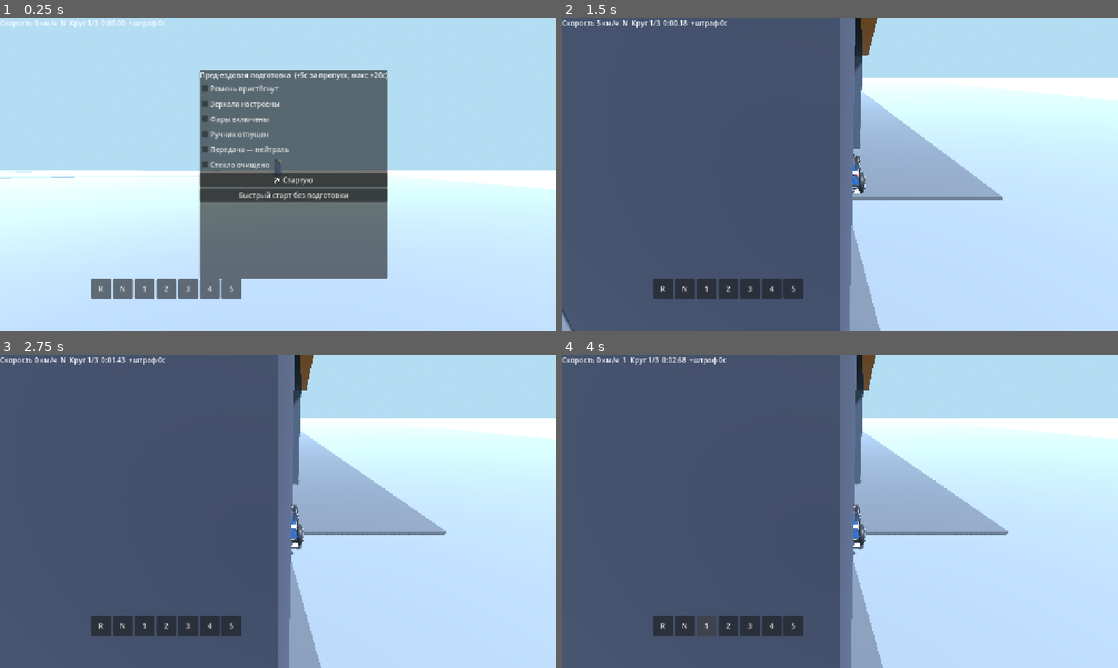
Above: before the commit, frames 1-4 (two rows, left to right).
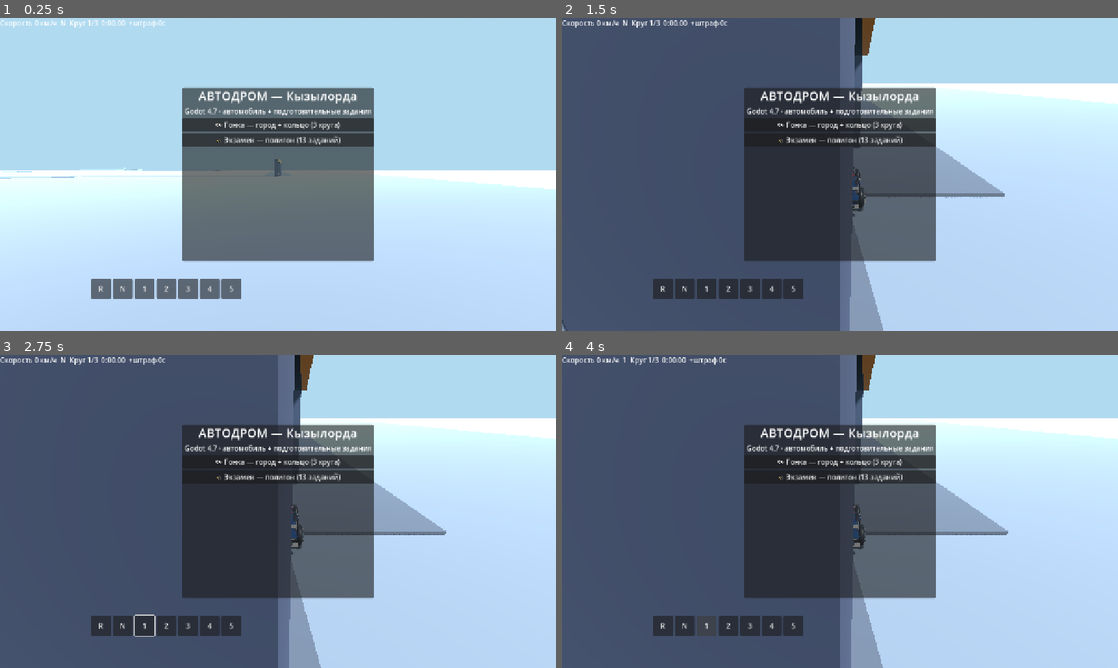
Above: after the commit, the same moments.

Repository: qzomedicalcollege/avtodrom-sim
Game: Godot game, scene res://main.tscn
Two runs of this game, one before a commit and one after it. Both use one fixed random seed, a clock stepped at 60 frames per second and the inputs below.
Inputs (mouse positions are in pixels of both pictures, inside the frame that each line leads up to):
- Up to frame 1 (0.25 s): no input
- Up to frame 2 (1.5 s): click "N" at 0.5 s; click (856, 180) at 1.25 s, where only the run before the commit has a clickable "🏁 Стартую"
- Up to frame 3 (2.75 s): hold Right (steer_right) from 2.03 s (still down); hold W (throttle) from 2.03 s (still down)
- Up to frame 4 (4 s): release Right (steer_right) at 2.75 s; release W (throttle) at 2.75 s; click "R" at 2.75 s; click "1" at 3.5 s

The runs differ from the first frame. In frame 1, 14% of the frame differs, in the area x 21-70%, y 16-84%; in frame 2, 21%, in the area x 0-100%, y 0-100%; in frame 3, 19%; in frame 4, 19%.
Error before the commit: Invalid assignment of property or key 'suspension_rest_length' with value of type 'float' on a base object of type 'VehicleWheel3D'. (res://main.gd:242)
Error after the commit: Invalid assignment of property or key 'suspension_rest_length' with value of type 'float' on a base object of type 'VehicleWheel3D'. (res://main.gd:398)

Commit message:
Godot v3: menu modes, exam autodrom ground with zones, HUD polish

Diff:
--- a/godot/main.gd
+++ b/godot/main.gd
@@ -1,6 +1,6 @@
 extends Node3D
-# Avtodrom 3D — Godot 4.7 + Jolt. Kyzylorda stylised map, VehicleBody3D car, touch UI.
-# Port of the Three.js MVP: wheel/pedals/lever/H-gear, checklist + penalties, 3 laps.
+# Avtodrom Godot v3 — Kyzylorda free ride + EXAM autodrom (13 exercises, own geometry).
+# Standard public exam elements; no third-party models copied. Car/Spectral GLB CC0.
 
 const TOTAL_LAPS := 3
 const TOP_SPEED := 33.0
@@ -8,9 +8,9 @@
 var gear: String = "N"
 
 var car: VehicleBody3D
-var chassis_mesh: Node3D
 var cam: Camera3D
 var mode: String = "menu" # menu | prep | race | finish
+var free_mode := true     # true = Kyzylorda + ring, false = exam ground
 var lap := 1
 var race_t := 0.0
 var pen_time := 0.0
@@ -18,20 +18,47 @@
 var speed_zone_t := 0.0
 var off_track_t := 0.0
 var penalties: Array = []
+var expr_idx := 0
+var stopped_at := {}      # zone id -> bool (stop confirmed)
 
 var hud_speed: Label
 var hud_lap: Label
 var hud_time: Label
 var hud_pen: Label
 var hud_gear: Label
+var hud_expr: Label
 var toast_label: Label
 var toast_timer := 0.0
-var prep_overlay: Control
+var menu_layer: CanvasLayer
+var prep_overlay: PanelContainer
+var prep_boxes: Array[CheckBox] = []
 var finish_overlay: PanelContainer
 var finish_text: Label
 
+var touch_steer := 0.0
+var touch_gas := false
+var touch_brake := false
+var touch_hand := false
+
 var ring: Array[Vector3] = []
 var ring_n := 360
+var zones: Array = []       # {"id": String, "name": String, "area": Area3D, "kind": String}
+
+const EXERCISES: Array[String] = [
+	"1. Старт с линии",
+	"2. Эстакада (стоп на подъёме)",
+	"3. Змейка (конусы)",
+	"4. Разворот в ограниченном пространстве",
+	"5. Заезд в бокс (параллельная парковка)",
+	"6. Пешеходный переход",
+	"7. Железнодорожный переезд",
+	"8. Поворот налево на кольце",
+	"9. Заезд в бокс задним ходом",
+	"10. Выезд с эстакады",
+	"11. Движение по прямой со скоростью",
+	"12. Остановка у линии СТОП",
+	"13. Финишная линия",
+]
 
 func _ready() -> void:
 	if DisplayServer.get_name() == "headless":
@@ -39,10 +66,11 @@
 	_ensure_input_actions()
 	_build_environment()
 	_build_map()
+	_build_exam_ground()
 	_build_car()
 	_build_camera()
 	_build_hud()
-	_build_overlays()
+	_build_menus()
 	_spawn_at_start()
 
 func _ensure_input_actions() -> void:
@@ -59,22 +87,20 @@
 		ev.physical_keycode = key
 		InputMap.action_add_event(action, ev)
 
-# ---------- environment ----------
+# ---------- environment / helpers ----------
 func _build_environment() -> void:
 	var we := WorldEnvironment.new()
 	var env := Environment.new()
 	env.background_mode = Environment.BG_SKY
 	var sky := Sky.new()
-	var mat := ProceduralSkyMaterial.new()
-	sky.sky_material = mat
+	sky.sky_material = ProceduralSkyMaterial.new()
 	env.sky = sky
 	env.ambient_light_source = Environment.AMBIENT_SOURCE_SKY
 	env.tonemap_mode = Environment.TONE_MAPPER_FILMIC
-	env.tonemap_exposure = 1.15
+	env.tonemap_exposure = 1.1
 	env.fog_enabled = true
 	env.fog_light_color = Color(0.53, 0.71, 0.84)
-	env.fog_density = 0.0015
-	env.volumetric_fog_enabled = false
+	env.fog_density = 0.0012
 	we.environment = env
 	add_child(we)
 	var sun := DirectionalLight3D.new()
@@ -98,15 +124,22 @@
 	(self if parent == null else parent).add_child(b)
 	return b
 
-# ---------- map ----------
+func _label3d(text: String, pos: Vector3, col := Color.WHITE, size := 32) -> Label3D:
+	var l := Label3D.new()
+	l.text = text
+	l.position = pos
+	l.font_size = size
+	l.modulate = col
+	l.billboard = BaseMaterial3D.BILLBOARD_ENABLED
+	add_child(l)
+	return l
+
+# ---------- Kyzylorda + ring (free ride) ----------
 func _build_map() -> void:
-	# ground + pads
-	_box(Vector3(2400, 1, 1600), Vector3(0, -0.55, 0), Color(0.79, 0.69, 0.46))
-	_box(Vector3(920, 0.6, 660), Vector3(-260, -0.3, -40), Color(0.56, 0.6, 0.5))
-	_box(Vector3(620, 0.6, 520), Vector3(600, -0.3, -230), Color(0.33, 0.36, 0.39))
-	# river
-	_box(Vector3(150, 0.4, 2100), Vector3(-60, 0, 340), Color(0.18, 0.56, 0.71, 1.0), false).rotation_degrees.y = 25.7
-	# avenues: horizontal + vertical roads
+	_box(Vector3(2400, 1, 1600), Vector3(0, -0.55, 0), Color(0.79, 0.69, 0.46), false)
+	_box(Vector3(920, 0.6, 660), Vector3(-260, -0.3, -40), Color(0.56, 0.6, 0.5), false)
+	_box(Vector3(620, 0.6, 520), Vector3(600, -0.3, -230), Color(0.33, 0.36, 0.39), false)
+	_box(Vector3(150, 0.4, 2100), Vector3(-60, 0, 340), Color(0.18, 0.56, 0.71), false).rotation_degrees.y = 25.7
 	_road(Vector2(-650, -80), Vector2(250, -80), 18.0)
 	_road(Vector2(-180, -350), Vector2(-180, 220), 16.0)
 	_road(Vector2(-380, -350), Vector2(-380, 220), 14.0)
@@ -115,13 +148,10 @@
 	_road(Vector2(-180, 180), Vector2(-180, 520), 16.0)
 	_road(Vector2(-650, -300), Vector2(250, -300), 14.0)
 	_road(Vector2(180, -350), Vector2(180, 220), 14.0)
-	# bridges
 	for bx in [-180.0, 40.0]:
 		_box(Vector3(20, 2, 220), Vector3(bx, 1.0, 340), Color(0.33, 0.36, 0.39))
-	# park + stadium
 	_box(Vector3(150, 0.4, 110), Vector3(90, 0.1, -190), Color(0.25, 0.56, 0.25), false)
 	_box(Vector3(70, 14, 48), Vector3(90, 7, -190), Color(0.85, 0.85, 0.85))
-	# buildings in blocks along streets
 	var rng := RandomNumberGenerator.new()
 	rng.seed = 42
 	for gx in range(-620, 221, 56):
@@ -136,13 +166,11 @@
 				continue
 			var h := rng.randf_range(9.0, 20.0)
 			_box(Vector3(20, h, 20), Vector3(gx, h * 0.5, gz), Color(0.81, 0.83, 0.85))
-	# trees: park cluster + avenue lines (cones)
 	for i in range(56):
 		var in_park := i < 40
 		var x := 25.0 + float((i * 37) % 130) if in_park else -630.0 + float(i * 53 % 880)
 		var z := -235.0 + float((i * 53) % 90) if in_park else (-68.0 if i % 2 == 0 else 192.0)
-		var trunk := _box(Vector3(0.6, 2.0, 0.6), Vector3(x, 1.0, z), Color(0.4, 0.28, 0.18))
-		trunk.use_collision = false
+		_box(Vector3(0.6, 2.0, 0.6), Vector3(x, 1.0, z), Color(0.4, 0.28, 0.18), false)
 		var cone := MeshInstance3D.new()
 		var cm := PrismMesh.new()
 		cm.size = Vector3(4.5, 8.0, 4.5)
@@ -151,7 +179,9 @@
 		cone.material_override = _mat(Color(0.18, 0.42, 0.18))
 		cone.position = Vector3(x, 6.0, z)
 		add_child(cone)
-	# autodrom ring
+	_label3d("Абай", Vector3(-400, 10, -68), Color(1.0, 0.8, 0.2))
+	_label3d("Назарбаев", Vector3(-200, 10, -200), Color(1.0, 0.8, 0.2))
+	_label3d("Сырдарья", Vector3(300, 10, 420), Color(1.0, 0.8, 0.2))
 	_build_ring()
 
 func _road(a: Vector2, b: Vector2, w: float) -> void:
@@ -172,15 +202,13 @@
 	for i in range(1, ctrl.size()):
 		curve.add_point(ctrl[i])
 	curve.add_point(ctrl[0])
-	var N := ring_n
-	for i in range(N):
-		var t := float(i) / float(N)
-		var p := curve.sample_baked(t * curve.get_baked_length())
-		ring.append(p)
-	# asphalt + white edge ribbon segments as low boxes with collision (track floor)
-	for i in range(N):
+	ring.clear()
+	ring.resize(ring_n)
+	for i in range(ring_n):
+		ring[i] = curve.sample_baked(float(i) / float(ring_n) * curve.get_baked_length())
+	for i in range(ring_n):
 		var p := ring[i]
-		var q := ring[(i + 1) % N]
+		var q := ring[(i + 1) % ring_n]
 		var t := (q - p)
 		var len := t.length()
 		if len < 0.01:
@@ -188,7 +216,6 @@
 		var yaw := rad_to_deg(atan2(t.x, t.z))
 		var seg := _box(Vector3(18, 0.3, len + 0.5), Vector3((p.x + q.x) * 0.5, 0.05, (p.z + q.z) * 0.5), Color(0.23, 0.25, 0.28))
 		seg.rotation_degrees.y = yaw
-	# start gantry
 	var p0: Vector3 = ring[0]
 	_box(Vector3(24, 2.2, 2), Vector3(p0.x, 9, p0.z), Color(0.08, 0.1, 0.14))
 	_box(Vector3(2, 9, 2), Vector3(p0.x - 11, 4.5, p0.z), Color(0.13, 0.16, 0.22))
@@ -203,7 +230,141 @@
 		if d < best_d:
 			best_d = d
 			best_i = i
-	return {"d": best_d, "i": best_i, "p": ring[best_i]}
+	return {"d": best_d, "i": best_i}
+
+# ---------- Exam autodrom ground (own geometry, standard public elements) ----------
+# Ground centre (1500, -850), size 240x160. Entrance from ring at (900,-200) to (1300,-700).
+const EXAM_C := Vector2(1500, -850)
+
+func _build_exam_ground() -> void:
+	var c := EXAM_C
+	# asphalt pad + fence
+	_box(Vector3(240, 0.4, 160), Vector3(c.x, -0.1, c.y), Color(0.3, 0.32, 0.35), false)
+	_box(Vector3(240, 2.5, 1), Vector3(c.x, 1.2, c.y - 80), Color(0.7, 0.72, 0.75))
+	_box(Vector3(240, 2.5, 1), Vector3(c.x, 1.2, c.y + 80), Color(0.7, 0.72, 0.75))
+	_box(Vector3(1, 2.5, 160), Vector3(c.x - 120, 1.2, c.y), Color(0.7, 0.72, 0.75))
+	_box(Vector3(1, 2.5, 160), Vector3(c.x + 120, 1.2, c.y), Color(0.7, 0.72, 0.75))
+	# entrance road to ring
+	_road(Vector2(900, -200), Vector2(1380, -700), 14.0)
+	# start/finish line
+	_box(Vector3(10, 0.15, 3), Vector3(c.x, 0.1, c.y - 20), Color(1, 1, 1), false)
+	_label3d("СТАРТ/ФИНИШ", Vector3(c.x, 6, c.y - 20), Color.WHITE)
+	_make_zone("start", "1. Старт", Vector3(c.x, 1, c.y - 20), Vector3(12, 4, 8))
+	# stop sign
+	_box(Vector3(4, 0.15, 3), Vector3(c.x, 0.1, c.y + 5), Color(1, 0.25, 0.25), false)
+	_box(Vector3(2.2, 2.2, 0.4), Vector3(c.x, 3.2, c.y + 6), Color(0.85, 0.1, 0.1), false)
+	_make_zone("stop1", "12. СТОП", Vector3(c.x, 1, c.y + 5), Vector3(10, 4, 8))
+	# estakada ramp (12m long, 3m high, 5m wide) + its stop line
+	var ramp := _box(Vector3(5, 6.8, 13), Vector3(c.x + 40, 1.4, c.y), Color(0.45, 0.46, 0.5))
+	var rv := Vector3(0, 0, 0)
+	# slope: rotate around X
+	ramp.rotation_degrees.x = -14.0
+	_box(Vector3(6, 0.15, 3), Vector3(c.x + 40, 3.3, c.y + 4), Color(1, 1, 1), false)
+	_label3d("ЭСТАКАДА", Vector3(c.x + 40, 8, c.y), Color.WHITE)
+	_make_zone("estakada", "2. Эстакада", Vector3(c.x + 40, 2, c.y + 1), Vector3(7, 6, 14))
+	# snake: 4 cones slalom
+	for i in range(4):
+		var cx := c.x - 40 + i * 9.0
+		_cone(Vector3(cx, 0, c.y + 30))
+	_label3d("ЗМЕЙКА", Vector3(c.x - 28, 6, c.y + 30), Color.WHITE)
+	_make_zone("snake", "3. Змейка", Vector3(c.x - 28 + 13, 1, c.y + 30), Vector3(40, 4, 10))
+	# uturn square
+	_box(Vector3(14, 0.1, 1), Vector3(c.x - 70, 0.1, c.y + 10), Color(1, 1, 1), false)
+	_box(Vector3(14, 0.1, 1), Vector3(c.x - 70, 0.1, c.y + 24), Color(1, 1, 1), false)
+	_box(Vector3(1, 0.1, 14), Vector3(c.x - 77, 0.1, c.y + 17), Color(1, 1, 1), false)
+	_box(Vector3(1, 0.1, 14), Vector3(c.x - 63, 0.1, c.y + 17), Color(1, 1, 1), false)
+	_label3d("РАЗВОРОТ", Vector3(c.x - 70, 6, c.y + 17), Color.WHITE)
+	_make_zone("uturn", "4. Разворот", Vector3(c.x - 70, 1, c.y + 17), Vector3(14, 4, 14))
+	# parking box (parallel)
+	_box(Vector3(12, 0.1, 5), Vector3(c.x + 80, 0.1, c.y - 40), Color(0.2, 0.4, 0.9), false)
+	_label3d("БОКС (парковка)", Vector3(c.x + 80, 6, c.y - 40), Color(0.6, 0.8, 1.0))
+	_make_zone("box", "5. Бокс", Vector3(c.x + 80, 1, c.y - 40), Vector3(12, 4, 6))
+	# zebra + pedestrian
+	for i in range(5):
+		_box(Vector3(0.8, 0.1, 6), Vector3(c.x + 20 + float(i), 0.1, c.y - 60), Color(1, 1, 1), false)
+	_box(Vector3(1.2, 3.6, 1.2), Vector3(c.x + 22, 1.8, c.y - 60), Color(0.2, 0.2, 0.85), false)
+	_label3d("ПЕРЕХОД", Vector3(c.x + 22, 6, c.y - 60), Color.WHITE)
+	_make_zone("zebra", "6. Переход", Vector3(c.x + 22, 1, c.y - 60), Vector3(9, 4, 8))
+	# rail crossing: striped board + barrier
+	_box(Vector3(8, 1.4, 0.8), Vector3(c.x - 20, 1.4, c.y - 60), Color(1, 1, 1), false)
+	_box(Vector3(8, 0.35, 0.4), Vector3(c.x - 20, 2.6, c.y - 60), Color(0.85, 0.1, 0.1), false)
+	_label3d("ЖД ПЕРЕЕЗД", Vector3(c.x - 20, 6, c.y - 60), Color(1.0, 0.5, 0.3))
+	_make_zone("rail", "7. ЖД переезд", Vector3(c.x - 20, 1, c.y - 60), Vector3(10, 4, 8))
+	# left-turn T mark
+	_box(Vector3(16, 0.1, 1), Vector3(c.x - 20, 0.1, c.y - 5), Color(1, 1, 1), false)
+	_label3d("ПОВОРОТ НАЛЕВО", Vector3(c.x - 20, 6, c.y - 5), Color.WHITE)
+	_make_zone("leftturn", "8. Поворот налево", Vector3(c.x - 20, 1, c.y - 2), Vector3(16, 4, 10))
+	# finish line
+	_box(Vector3(10, 0.15, 3), Vector3(c.x, 0.1, c.y + 60), Color(1, 1, 1), false)
+	_label3d("ФИНИШ", Vector3(c.x, 6, c.y + 60), Color(1.0, 0.8, 0.2))
+	_make_zone("finish", "13. Финиш", Vector3(c.x, 1, c.y + 60), Vector3(12, 4, 8))
+
+func _cone(p: Vector3) -> void:
+	var base := _box(Vector3(0.8, 0.15, 0.8), Vector3(p.x, 0.1, p.z), Color(0.85, 0.2, 0.1), false)
+	var top := MeshInstance3D.new()
+	var cm := CylinderMesh.new()
+	cm.top_radius = 0.05
+	cm.bottom_radius = 0.35
+	cm.height = 0.9
+	top.mesh = cm
+	top.material_override = _mat(Color(0.85, 0.2, 0.1))
+	top.position = Vector3(p.x, 0.6, p.z)
+	add_child(top)
+	var a := Area3D.new()
+	var shape := CollisionShape3D.new()
+	var bs := BoxShape3D.new()
+	bs.size = Vector3(1.2, 1.2, 1.2)
+	shape.shape = bs
+	a.add_child(shape)
+	a.position = Vector3(p.x, 0.6, p.z)
+	a.set_meta("cone", true)
+	add_child(a)
+	a.body_entered.connect(_on_cone_hit.bind(a))
+
+func _make_zone(id: String, zn_name: String, center: Vector3, size: Vector3) -> void:
+	var a := Area3D.new()
+	var shape := CollisionShape3D.new()
+	var bs := BoxShape3D.new()
+	bs.size = size
+	shape.shape = bs
+	a.add_child(shape)
+	a.position = center
+	a.monitoring = true
+	a.set_meta("zone_id", id)
+	a.set_meta("zone_name", zn_name)
+	add_child(a)
+	a.body_entered.connect(_on_zone_entered.bind(a))
+
+func _on_zone_entered(body: Node3D, area: Area3D) -> void:
+	if body != car or mode != "race" or free_mode:
+		return
+	var zid: String = str(area.get_meta("zone_id", ""))
+	var zname: String = str(area.get_meta("zone_name", zid))
+	if expr_idx >= 0 and expr_idx < zones_order.size() and zid == zones_order[expr_idx]:
+		# stop zones require full stop
+		if zid in ["stop1", "estakada", "zebra", "rail"]:
+			if car.linear_velocity.length() > 0.8:
+				_add_penalty(8, "проезд без остановки")
+			else:
+				stopped_at[zid] = true
+		expr_idx += 1
+		_toast("✓ %s" % zname)
+		_refresh_hud()
+		if expr_idx >= zones_order.size():
+			_finish_race()
+	else:
+		_add_penalty(5, "вне задания")
+
+var zones_order: Array[String] = ["start", "stop1", "estakada", "snake", "uturn", "box", "leftturn", "zebra", "rail", "finish"]
+var cone_cool := 0.0
+
+func _on_cone_hit(body: Node3D, _area: Area3D) -> void:
+	if body != car or mode != "race" or free_mode:
+		return
+	if cone_cool > 0.0:
+		return
+	cone_cool = 2.0
+	_add_penalty(5, "сбит конус")
 
 # ---------- car ----------
 func _build_car() -> void:
@@ -217,22 +378,17 @@
 	shape.position = Vector3(0, 0.6, 0)
 	car.add_child(shape)
 	add_child(car)
-	# wheels FL FR RL RR (front = -Z of VehicleBody)
 	_add_wheel(Vector3(-1.1, 0.45, 1.5), true)
 	_add_wheel(Vector3(1.1, 0.45, 1.5), true)
 	_add_wheel(Vector3(-1.1, 0.45, -1.5), false)
 	_add_wheel(Vector3(1.1, 0.45, -1.5), false)
-	# visual: try GLB, fallback box
 	var glb: PackedScene = load("res://models/spectral_gt_rs.glb")
-	if glb == null:
-		glb = load("res://models/ferrari.glb")
 	if glb != null:
-		chassis_mesh = glb.instantiate() as Node3D
-		chassis_mesh.rotation_degrees.y = 90.0
-		chassis_mesh.scale = Vector3.ONE
-		car.add_child(chassis_mesh)
+		var m := glb.instantiate() as Node3D
+		m.rotation_degrees.y = 90.0
+		car.add_child(m)
 	else:
-		chassis_mesh = _box(Vector3(2.2, 0.7, 4.6), Vector3(0, 0.6, 0), Color(0.88, 0.19, 0.19), false, car)
+		_box(Vector3(2.2, 0.7, 4.6), Vector3(0, 0.6, 0), Color(0.88, 0.19, 0.19), false, car)
 		_box(Vector3(1.8, 0.55, 2.2), Vector3(0, 1.15, -0.2), Color(0.12, 0.15, 0.23), false, car)
 
 func _add_wheel(pos: Vector3, front: bool) -> void:
@@ -249,18 +405,24 @@
 	car.add_child(w)
 
 func _spawn_at_start() -> void:
-	if ring.is_empty():
-		return
-	var p0: Vector3 = ring[0]
-	var p1: Vector3 = ring[4]
-	car.global_position = Vector3(p0.x, 1.2, p0.z)
-	car.look_at(Vector3(p1.x, 1.2, p1.z), Vector3.UP)
+	if free_mode:
+		if ring.is_empty():
+			return
+		var p0: Vector3 = ring[0]
+		var p1: Vector3 = ring[4]
+		car.global_position = Vector3(p0.x, 1.2, p0.z)
+		car.look_at(Vector3(p1.x, 1.2, p1.z), Vector3.UP)
+	else:
+		car.global_position = Vector3(EXAM_C.x, 1.2, EXAM_C.y - 30)
+		car.look_at(Vector3(EXAM_C.x, 1.2, EXAM_C.y - 20), Vector3.UP)
 	car.linear_velocity = Vector3.ZERO
 	car.angular_velocity = Vector3.ZERO
 	car.engine_force = 0.0
 	car.brake = 0.0
 	car.steering = 0.0
 	sector = 0.0
+	expr_idx = 0
+	stopped_at.clear()
 
 # ---------- camera ----------
 func _build_camera() -> void:
@@ -281,6 +443,7 @@
 # ---------- UI ----------
 func _build_hud() -> void:
 	var layer := CanvasLayer.new()
+	layer.layer = 5
 	add_child(layer)
 	var top := HBoxContainer.new()
 	top.set_anchors_preset(Control.PRESET_TOP_WIDE)
@@ -291,18 +454,17 @@
 	hud_lap = _pill(top, "Круг 1/3")
 	hud_time = _pill(top, "0:00.00")
 	hud_pen = _pill(top, "+штраф 0с")
+	hud_expr = _pill(top, "")
 	toast_label = Label.new()
 	toast_label.set_anchors_preset(Control.PRESET_CENTER_TOP)
 	toast_label.horizontal_alignment = HORIZONTAL_ALIGNMENT_CENTER
 	toast_label.add_theme_font_size_override("font_size", 20)
 	layer.add_child(toast_label)
-	# touch buttons
 	_btn(layer, "◀", Vector2(16, -180), 86, 86, _steer_set.bind(-1.0), _steer_clear.bind(-1.0))
 	_btn(layer, "▶", Vector2(112, -180), 86, 86, _steer_set.bind(1.0), _steer_clear.bind(1.0))
 	_btn(layer, "СТОП", Vector2(-190, -130), 80, 100, func() -> void: touch_brake = true, func() -> void: touch_brake = false)
 	_btn(layer, "ГО", Vector2(-100, -140), 90, 120, func() -> void: touch_gas = true, func() -> void: touch_gas = false)
 	_btn(layer, "РУЧНИК", Vector2(-100, -260), 90, 50, func() -> void: touch_hand = true, func() -> void: touch_hand = false)
-	# gear strip
 	var gr := HBoxContainer.new()
 	gr.set_anchors_preset(Control.PRESET_BOTTOM_LEFT)
 	gr.position = Vector2(210, -120)
@@ -318,7 +480,6 @@
 	var l := Label.new()
 	l.text = text
 	l.add_theme_font_size_override("font_size", 16)
-	l.add_theme_color_override("font_color", Color.WHITE)
 	parent.add_child(l)
 	return l
 
@@ -333,11 +494,6 @@
 	parent.add_child(b)
 	return b
 
-var touch_steer := 0.0
-var touch_gas := false
-var touch_brake := false
-var touch_hand := false
-
 func _steer_set(v: float) -> void:
 	touch_steer = v
 
@@ -350,59 +506,114 @@
 	if hud_gear != null:
 		hud_gear.text = g
 
-func _build_overlays() -> void:
-	# prep checklist
+func _toast(s: String) -> void:
+	if toast_label != null:
+		toast_label.text = s
+		toast_timer = 2.2
+
+func _build_menus() -> void:
+	menu_layer = CanvasLayer.new()
+	menu_layer.layer = 10
+	add_child(menu_layer)
+	# main menu
+	var menu := PanelContainer.new()
+	menu.set_anchors_preset(Control.PRESET_CENTER)
+	menu.position = Vector2(-220, -200)
+	menu.size = Vector2(440, 400)
+	menu_layer.add_child(menu)
+	var v := VBoxContainer.new()
+	menu.add_child(v)
+	var title := Label.new()
+	title.text = "АВТОДРОМ — Кызылорда"
+	title.horizontal_alignment = HORIZONTAL_ALIGNMENT_CENTER
+	title.add_theme_font_size_override("font_size", 28)
+	v.add_child(title)
+	var sub := Label.new()
+	sub.text = "Godot 4.7 · автомобиль + подготовительные задания"
+	sub.horizontal_alignment = HORIZONTAL_ALIGNMENT_CENTER
+	v.add_child(sub)
+	var b_free := Button.new()
+	b_free.text = "🏁 Гонка — город + кольцо (3 круга)"
+	b_free.pressed.connect(func() -> void: _choose_mode.bind(true))
+	v.add_child(b_free)
+	var b_exam := Button.new()
+	b_exam.text = "🎓 Экзамен — полигон (13 заданий)"
+	b_exam.pressed.connect(func() -> void: _choose_mode.bind(false))
+	v.add_child(b_exam)
+	# prep overlay on menu layer
 	prep_overlay = PanelContainer.new()
 	prep_overlay.set_anchors_preset(Control.PRESET_CENTER)
 	prep_overlay.position = Vector2(-180, -240)
 	prep_overlay.size = Vector2(360, 480)
-	add_child(prep_overlay)
-	var v := VBoxContainer.new()
-	prep_overlay.add_child(v)
-	var title := Label.new()
-	title.text = "Пред-ездовая подготовка  (+5с за пропуск, макс +20с)"
-	v.add_child(title)
+	prep_overlay.visible = false
+	menu_layer.add_child(prep_overlay)
+	var pv := VBoxContainer.new()
+	prep_overlay.add_child(pv)
+	var pt := Label.new()
+	pt.text = "Пред-ездовая подготовка  (+5с за пропуск, макс +20с)"
+	pv.add_child(pt)
 	var names: Array[String] = ["Ремень пристёгнут", "Зеркала настроены", "Фары включены", "Ручник отпущен", "Передача — нейтраль", "Стекло очищено"]
+	prep_boxes.clear()
 	for n in names:
 		var c := CheckBox.new()
 		c.text = n
-		v.add_child(c)
+		pv.add_child(c)
+		prep_boxes.append(c)
 	var start := Button.new()
 	start.text = "🏁 Стартую"
 	start.pressed.connect(func() -> void: _start_race(false))
-	v.add_child(start)
+	pv.add_child(start)
 	var skip := Button.new()
 	skip.text = "Быстрый старт без подготовки"
 	skip.pressed.connect(func() -> void: _start_race(true))
-	v.add_child(skip)
+	pv.add_child(skip)
+	# finish overlay
+	finish_overlay = PanelContainer.new()
+	finish_overlay.set_anchors_preset(Control.PRESET_CENTER)
+	finish_overlay.position = Vector2(-210, -140)
+	finish_overlay.size = Vector2(420, 280)
+	finish_overlay.visible = false
+	menu_layer.add_child(finish_overlay)
+	finish_text = Label.new()
+	finish_overlay.add_child(finish_text)
+
+func _choose_mode(is_free: bool) -> void:
+	free_mode = is_free
+	menu_layer.visible = false
+	prep_overlay.visible = true
+	_spawn_at_start()
 
 func _start_race(skip: bool) -> void:
 	var skipped := 0
-	for child in (prep_overlay.get_child(0) as VBoxContainer).get_children():
-		if child is CheckBox and not (child as CheckBox).button_pressed:
+	for c in prep_boxes:
+		if not c.button_pressed:
 			skipped += 1
 	var p := mini(20, skipped * 5)
 	pen_time += float(p)
 	penalties.append({"sec": p, "label": "подготовка"})
 	prep_overlay.visible = false
+	menu_layer.visible = false
 	_spawn_at_start()
+	_set_gear("N")
 	mode = "race"
 	race_t = 0.0
 	lap = 1
 	sector = 0.0
+	expr_idx = 0
+	_refresh_hud()
+
+func _refresh_hud() -> void:
+	if hud_expr != null:
+		if free_mode:
+			hud_expr.text = ""
+		elif expr_idx < EXERCISES.size():
+			hud_expr.text = "Задание %d/13: %s" % [expr_idx + 1, EXERCISES[expr_idx]]
 
 func _finish_race() -> void:
 	mode = "finish"
-	if finish_overlay != null and finish_overlay.get_parent() != null:
-		finish_overlay.queue_free()
-	finish_overlay = PanelContainer.new()
-	finish_overlay.set_anchors_preset(Control.PRESET_CENTER)
-	finish_overlay.position = Vector2(-210, -140)
-	finish_overlay.size = Vector2(420, 280)
-	add_child(finish_overlay)
-	finish_text = Label.new()
-	finish_text.text = "🏁 Финиш!\nЧистое: %s\nШтрафы: +%dс\nИтого: %s\n\n%s" % [_fmt(race_t), int(pen_time), _fmt(race_t + pen_time), _pen_lines()]
-	finish_overlay.add_child(finish_text)
+	if finish_overlay != null:
+		finish_overlay.visible = true
+		finish_text.text = "🏁 Финиш!\nЧистое: %s\nШтрафы: +%dс\nИтого: %s\n\n%s" % [_fmt(race_t), int(pen_time), _fmt(race_t + pen_time), _pen_lines()]
 
 func _fmt(t: float) -> String:
 	var m := int(t) / 60
@@ -420,18 +631,17 @@
 func _add_penalty(sec: int, label: String) -> void:
 	pen_time += float(sec)
 	penalties.append({"sec": sec, "label": label})
-	if toast_label != null:
-		toast_label.text = "⚠ %s +%dс" % [label, sec]
-		toast_timer = 2.2
+	_toast("⚠ %s +%dс" % [label, sec])
 	if hud_pen != null:
 		hud_pen.text = "+штраф %dс" % int(pen_time)
 
 # ---------- main loop ----------
 func _physics_process(delta: float) -> void:
+	if cone_cool > 0.0:
+		cone_cool -= delta
 	if mode != "race" or car == null:
 		return
 	race_t += delta
-	# steering from keyboard + touch
 	var steer := Input.get_axis("steer_left", "steer_right")
 	if absf(touch_steer) > 0.01:
 		steer = touch_steer
@@ -439,7 +649,6 @@
 	var spd := car.linear_velocity.length()
 	var steer_max := 0.55 / (1.0 + spd * 0.02)
 	car.steering = steer * steer_max
-	# gear-limited throttle
 	var cap: float = GEARS.get(gear, 0.0)
 	if gear == "R":
 		car.engine_force = -3200.0 if (Input.is_action_pressed("throttle") or touch_gas) else 0.0
@@ -449,41 +658,33 @@
 		car.brake = 4000.0 if (Input.is_action_pressed("brake") or touch_brake) else 0.0
 	else:
 		var th := 1.0 if (Input.is_action_pressed("throttle") or touch_gas) else 0.0
-		# simple gear cap: scale engine force down near cap speed
 		var k := clampf(1.0 - (spd - cap * 0.7) / maxf(cap * 0.3, 1.0), 0.0, 1.0)
 		car.engine_force = 6500.0 * th * k
 		car.brake = 6000.0 if (Input.is_action_pressed("brake") or touch_brake) else 0.0
 	car.brake += 5000.0 if (Input.is_action_pressed("handbrake") or touch_hand) else 0.0
-	# lap / penalties
-	var np := _nearest_on_ring(car.global_position)
-	var prog := float(np["i"]) / float(ring.size())
-	if prog < 0.08 and sector > 0.7 and float(np["d"]) < 16.0:
-		if lap >= TOTAL_LAPS:
-			_finish_race()
+	if free_mode:
+		var np := _nearest_on_ring(car.global_position)
+		var prog := float(np["i"]) / float(ring.size())
+		if prog < 0.08 and sector > 0.7 and float(np["d"]) < 16.0:
+			if lap >= TOTAL_LAPS:
+				_finish_race()
+			else:
+				lap += 1
+				sector = 0.0
 		else:
-			lap += 1
-			sector = 0.0
-	else:
-		sector = prog
-	var kmh := car.linear_velocity.length() * 3.6
-	var in_city := car.global_position.x < 300.0 and car.global_position.z > -380.0 and car.global_position.z < 240.0
-	if in_city and kmh > 40.0:
-		speed_zone_t += delta
-		if speed_zone_t > 3.0:
-			_add_penalty(10, "превышение 40")
-			speed_zone_t = 0.0
-	else:
-		speed_zone_t = maxf(0.0, speed_zone_t - delta)
-	if float(np["d"]) > 14.0:
-		off_track_t += delta
-		if off_track_t > 10.0:
-			_add_penalty(5, "выезд за трассу")
-			off_track_t = 0.0
-	else:
-		off_track_t = maxf(0.0, off_track_t - delta)
-	# HUD
+			sector = prog
+		var kmh := car.linear_velocity.length() * 3.6
+		var in_city := car.global_position.x < 300.0 and car.global_position.z > -380.0 and car.global_position.z < 240.0
+		if in_city and kmh > 40.0:
+			speed_zone_t += delta
+			if speed_zone_t > 3.0:
+				_add_penalty(10, "превышение 40")
+				speed_zone_t = 0.0
+		else:
+			speed_zone_t = maxf(0.0, speed_zone_t - delta)
 	if hud_speed != null:
-		hud_speed.text = "Скорость %d км/ч" % int(kmh)
+		var kmh2 := car.linear_velocity.length() * 3.6
+		hud_speed.text = "Скорость %d км/ч" % int(kmh2)
 		hud_lap.text = "Круг %d/%d" % [mini(lap, TOTAL_LAPS), TOTAL_LAPS]
 		hud_time.text = _fmt(race_t)
 	if toast_timer > 0.0:
